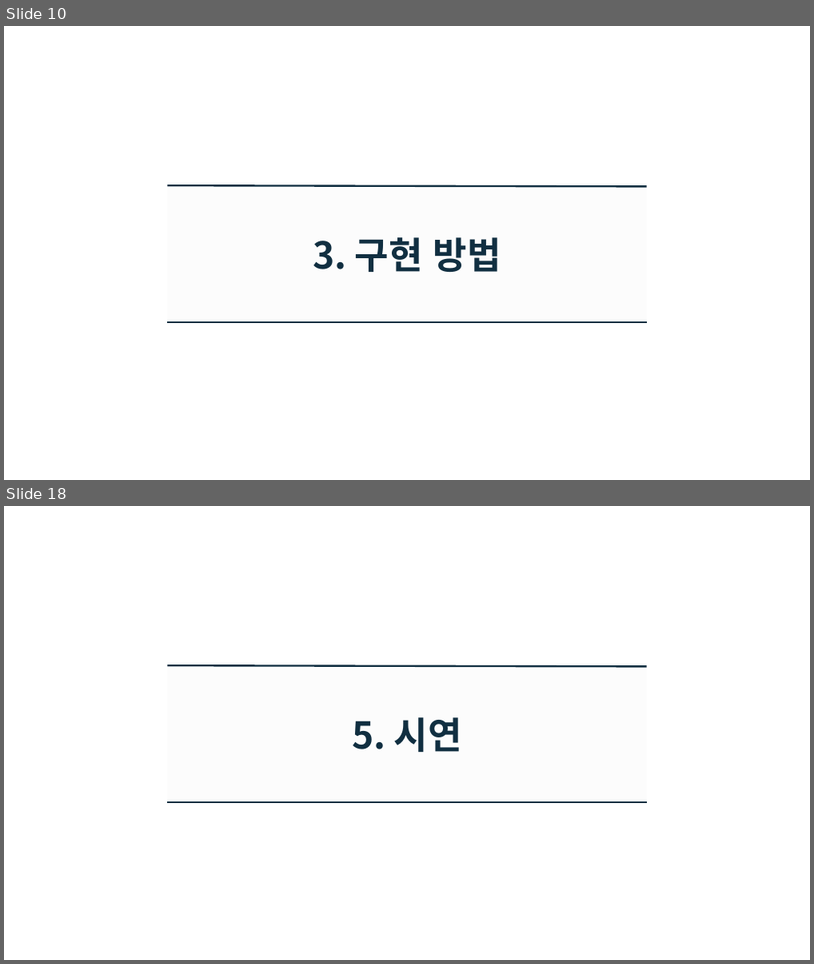
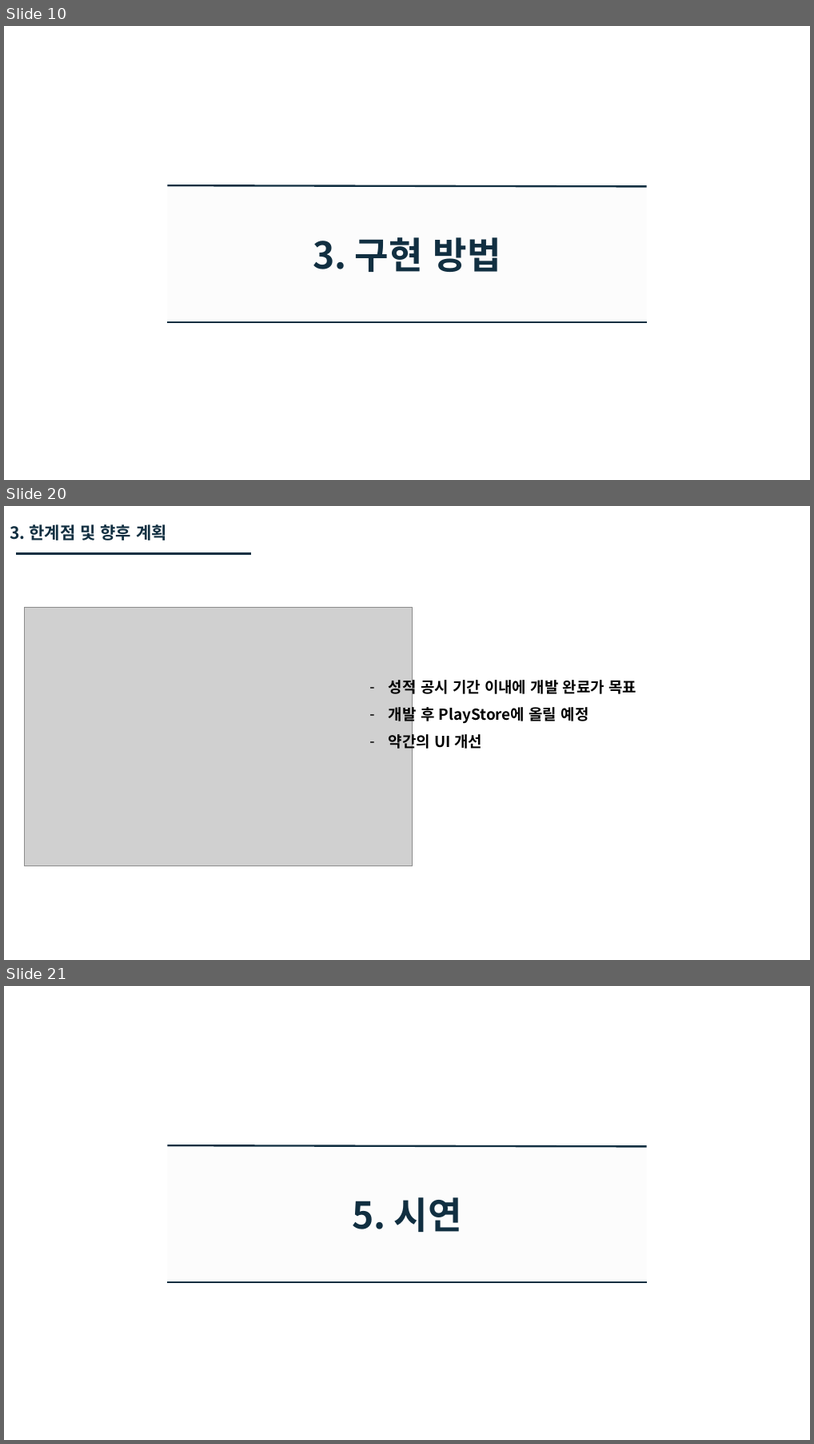
Before and after one commit to GyuhoLee/MPP, a slide deck: doc/모바일프로그래밍 발표.pptx. Shown one above the other, each under a label of ours: slides 10 and 18 before the commit, slides 10, 20 and 21 after it; the slides between them are not shown. The pictures are 814x964 and 814x1444 pixels, drawn with LibreOffice and Linux fonts; fonts in the diff are those of the drawing; grey boxes stand for pictures; background and template pictures are left out. Boxes give left, top, right and bottom in pixels: in the first picture for what was removed or moved away, otherwise in the second. Text is boxed around its words. In the diff, an @@ line names an element or a change of style, - is before the commit and + after.

```diff
--- a/doc/모바일프로그래밍 발표.pptx
+++ b/doc/모바일프로그래밍 발표.pptx
@@ slide 20 added at (x1=4, y1=506, x2=810, y2=960), background #FFFFFF @@
@@ text added at (x1=10, y1=524, x2=167, y2=540), 20 pt, text #112F41, bold @@
+3. 한계점 및 향후 계획
@@ line added from (16, 554) to (251, 554), #112F41 2.25 pt @@
@@ picture added at (x1=25, y1=608, x2=412, y2=866) @@
@@ text added at (x1=389, y1=676, x2=637, y2=751), 18 pt, text #000000, bold @@
+– 성적 공시 기간 이내에 개발 완료가 목표
+– 개발 후 PlayStore에 올릴 예정
+– 약간의 UI 개선
@@ what was slide 18 is now slide 21 @@
```
Also in this commit, not shown: 3 slides changed, 8 other slides added, 7 slides removed.
